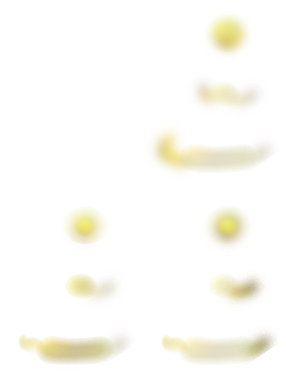
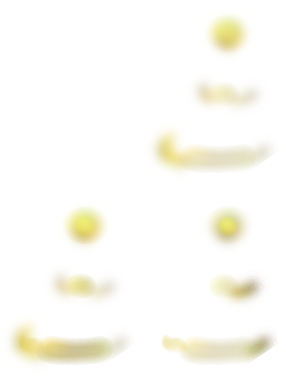
Revision of a layered (286, 384) image; what changed, layer by layer:
added layer "Clipboard #7" above "Pasted Layer" over [4, 203, 109, 370]
